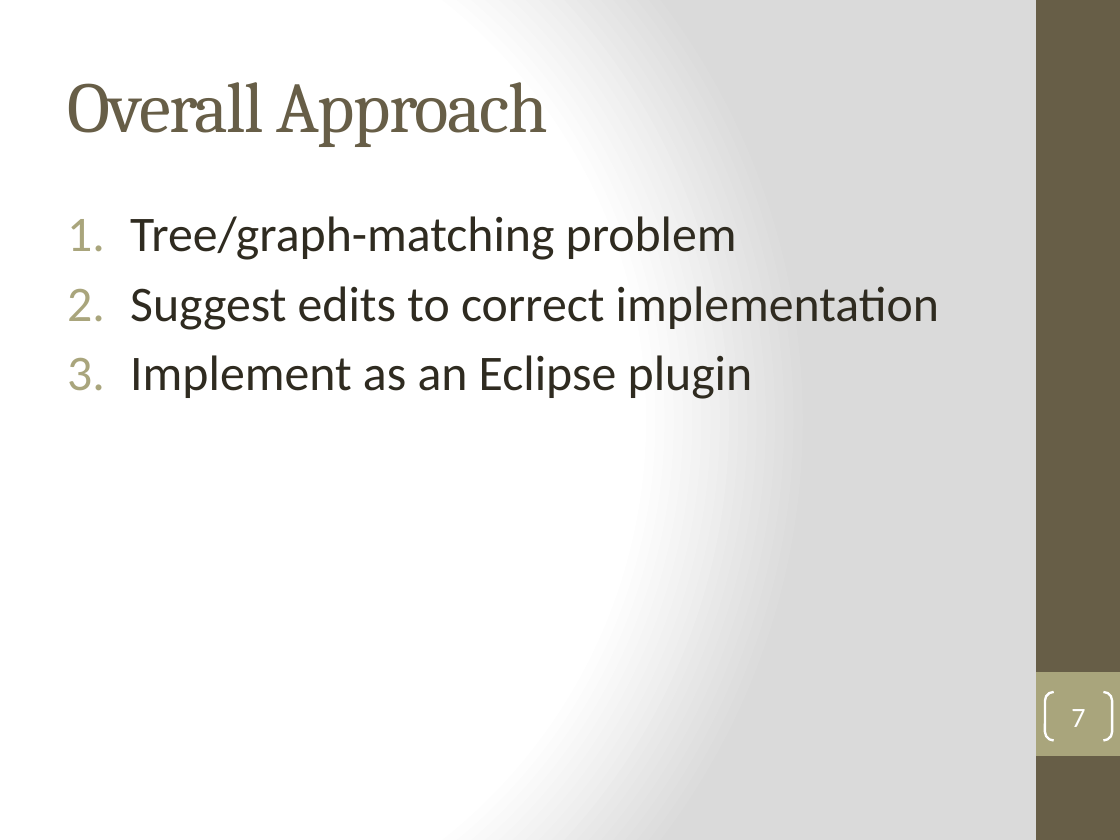
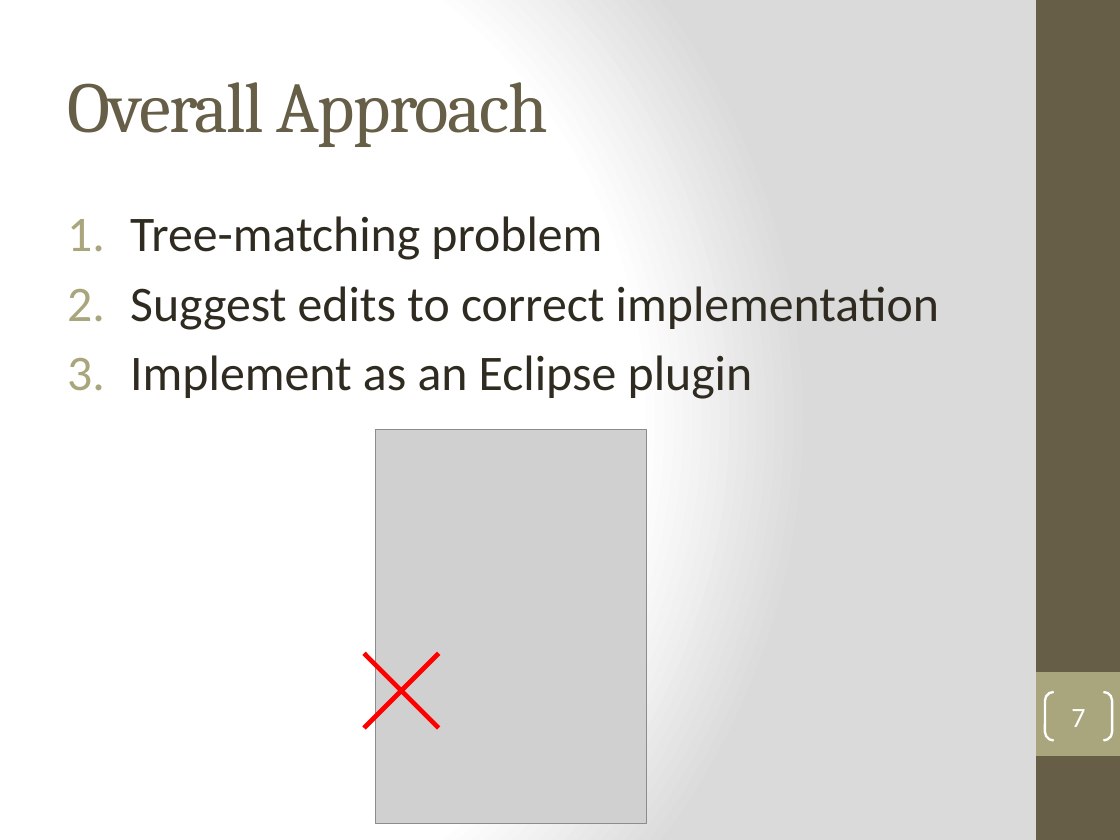
Before and after one commit to SuitAndThai/Graph-Matching, a slide deck: slide 7 of Documents/Winter Presentation.pptx. Drawn at 1120x840 pixels with LibreOffice and Linux fonts; fonts in the diff are those of the drawing; grey boxes stand for pictures. Boxes give left, top, right and bottom in pixels: in the first picture for what was removed or moved away, otherwise in the second. Text is boxed around its words. In the diff, an @@ line names an element or a change of style, - is before the commit and + after.

```diff
--- a/Documents/Winter Presentation.pptx
+++ b/Documents/Winter Presentation.pptx
@@ text at [130, 216, 602, 260]: text changed @@
-1. Tree/graph-matching problem
+1. Tree-matching problem
@@ picture added at [375, 429, 646, 823] @@
@@ line added from (439, 653) to (364, 728), #FF0000 3 pt @@
@@ line added from (439, 728) to (364, 653), #FF0000 3 pt @@
```
Also in this commit, not shown: 3 other slides changed, 3 slides added, 2 slides removed.
